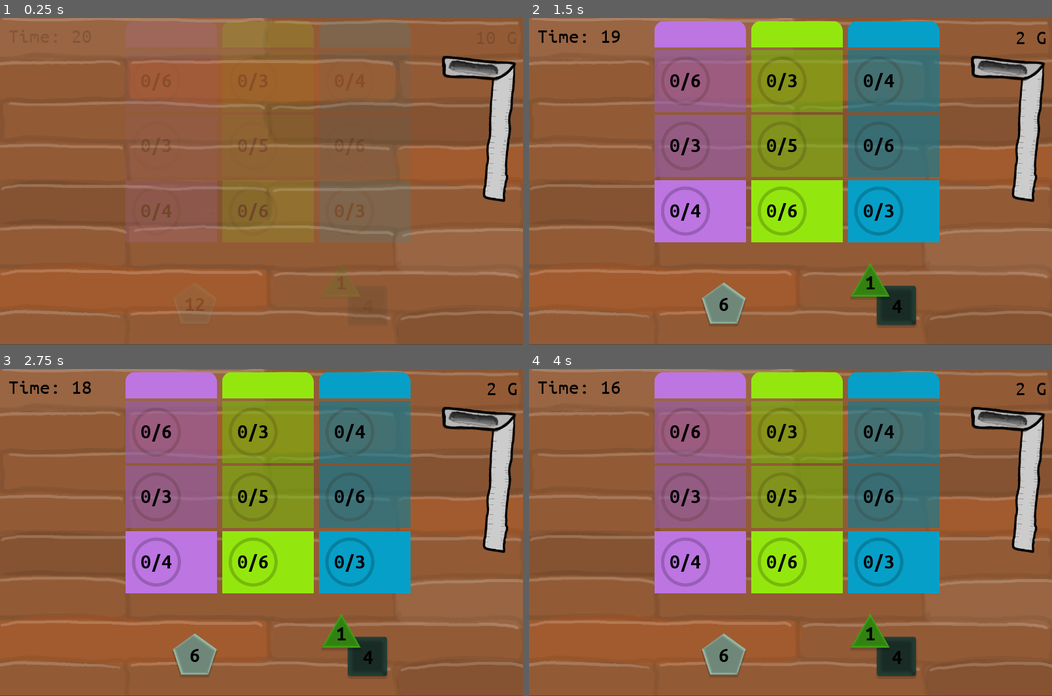
Above: before the commit, frames 1-4 (two rows, left to right).
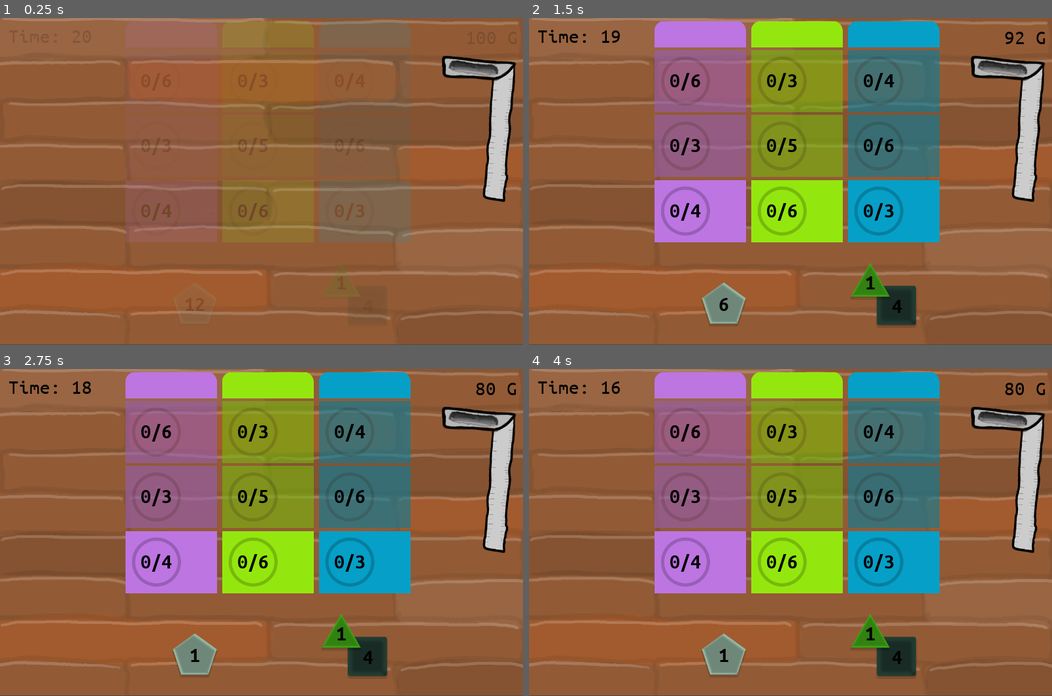
Above: after the commit, the same moments.

Repository: matzebond/DiceRepair
Game: Godot game, scene res://scenes/screens/RootNode.tscn
The game is run twice, just before and just after one commit, with the same random seed, the same clock (stepped at 60 frames per second) and the same inputs.
Inputs (mouse positions are in pixels of both pictures, inside the frame that each line leads up to):
- Up to frame 1 (0.25 s): no input
- Up to frame 2 (1.5 s): drag from (895, 305) to (701, 80) at 0.52 s; tap Enter at 1.25 s; drag from (868, 282) to (701, 80) at 1.27 s
- Up to frame 3 (2.75 s): tap Space at 2 s; move the mouse to (193, 653) at 2.02 s; click (193, 653) at 2.17 s
- Up to frame 4 (4 s): tap Enter at 2.75 s; drag from (764, 597) to (701, 496) at 2.77 s; tap Space at 3.5 s; move the mouse to (947, 581) at 3.52 s; click (947, 581) at 3.67 s

The runs differ from the first frame. In frame 2, less than 0.1% of the frame differs, in the area x 91-99%, y 4-8%; in frame 3, 0.1%, in the area x 36-99%, y 4-90%; in frame 4, 0.1%.

Commit message:
die faces

Diff:
--- a/scenes/die/Die.gd
+++ b/scenes/die/Die.gd
@@ -1,31 +1,69 @@
 extends Sprite
 
-# static shit
+
+enum {Number, Hammer, Drill, Ratchet, Saw}
+
+const hammer_sprite = preload("res://assets/img/tools/hammer.png")
+const drill_sprite = preload("res://assets/img/tools/drill.png")
+const ratchet_sprite = preload("res://assets/img/tools/ratchet.png")
+const saw_sprite = preload("res://assets/img/tools/saw.png")
+
+class Face:
+    var type = Number
+    var value = 1
+
+    func _init(type, value = null):
+        self.type = type
+        self.value = value
+
+    func sprite():
+        match type:
+            Hammer: return hammer_sprite
+            Drill: return drill_sprite
+            Ratchet: return ratchet_sprite
+            Saw: return saw_sprite
+
+class DieState:
+    var sprite
+    var faces
+    var cost
+    var color
+    var face_index
+
+    func _init(dic):
+        self.sprite = dic.sprite
+        self.faces = dic.faces
+        self.cost = dic.cost
+        self.color = dic.color
+        self.face_index = dic.color
 
 
 static func D6(col = null):
     if not col:
         col = random_color()
-    return {"sprite": load("res://assets/img/dice/dice_quad.png"),
-            "faces": [1,2,3,4,5,6],
+    return DieState.new({
+            "sprite": load("res://assets/img/dice/dice_quad.png"),
+            "faces": [Face.new(Number, 1),Face.new(Number, 2),Face.new(Number, 3),Face.new(Number, 4),Face.new(Number, 5),Face.new(Number, 6)],
             "cost":  6,
-            "color": col}
+            "color": col})
 
 static func D8(col = null):
     if not col:
         col = random_color()
-    return {"sprite": load("res://assets/img/dice/dice_tri.png"),
-            "faces": [1,2,3,4,5,6,7,8],
+    return DieState.new({
+            "sprite": load("res://assets/img/dice/dice_tri.png"),
+            "faces": [Face.new(Number, 1),Face.new(Number, 2),Face.new(Number, 3),Face.new(Number, 4),Face.new(Number, 5),Face.new(Number, 6),Face.new(Number, 7),Face.new(Number, 8)],
             "cost":  8,
-            "color": col}
+            "color": col})
 
 static func D12(col = null):
     if not col:
         col = random_color()
-    return {"sprite": load("res://assets/img/dice/dice_quint.png"),
-            "faces": [1,2,3,4,5,6,7,8,9,10,11,12],
+    return DieState.new({
+            "sprite": load("res://assets/img/dice/dice_quint.png"),
+            "faces": [Face.new(Number, 1),Face.new(Number, 2),Face.new(Number, 3),Face.new(Number, 4),Face.new(Number, 5),Face.new(Number, 6),Face.new(Number, 7),Face.new(Number, 8),Face.new(Number, 9),Face.new(Number, 10),Face.new(Number, 11),Face.new(Number, 12)],
             "cost":  12,
-            "color": col}
+            "color": col})
 
 static func random_color():
     return Color(randf(),randf(), randf(), 1)
@@ -34,8 +72,9 @@
 
 enum {Default, Taken, Snapping, Dragging, Rolling}
 var state = Default
-# Declare member variables here. Examples:
-onready var label = $Label
+var viz_state
+onready var number = $Number
+onready var tools = $Tool
 
 signal undrop_item(die)
 
@@ -53,10 +92,8 @@
 var last_roll_time = -1
 const ANIM_ROLLS = 20
 
-#func _init():
-
-
-func init(state):
+func init(state: DieState):
+    viz_state = state
     self.texture = state.sprite
     self.faces = state.faces
     self.roll_cost = state.cost
@@ -65,11 +102,6 @@
 
 func _ready():
     rng.randomize()
-    if not faces or faces.empty():
-        faces = [1, 2, 3, 4, 5, 6]
-        roll_cost = 6
-        roll()
-
 
 func _process(delta):
     if state == Snapping and self.position == pre_drag_pos:
@@ -116,7 +148,16 @@
     if time > last_roll_time:
         last_roll_time = time
         face_index = rng.randi_range(0, len(faces) - 1)
-        label.text = str(faces[face_index])
+        if faces[face_index].type == Number:
+            number.text = str(faces[face_index].value)
+            number.visible = true
+            tools.visible = false
+        else:
+            tools.texture = faces[face_index].sprite()
+            tools.visible = true
+            number.visible = false
+
+
         if time == ANIM_ROLLS:
             state = Default
             $Tween.stop(self, "rolling")
--- a/scenes/die/Die.tscn
+++ b/scenes/die/Die.tscn
@@ -1,8 +1,9 @@
-[gd_scene load_steps=5 format=2]
+[gd_scene load_steps=6 format=2]
 
 [ext_resource path="res://scenes/die/Die.gd" type="Script" id=1]
 [ext_resource path="res://assets/img/dice/dice_quad.png" type="Texture" id=2]
 [ext_resource path="res://scenes/die/DieFont.tres" type="DynamicFont" id=3]
+[ext_resource path="res://assets/img/tools/ratchet.png" type="Texture" id=4]
 
 [sub_resource type="RectangleShape2D" id=1]
 extents = Vector2( 48.0739, 48.0923 )
@@ -13,7 +14,7 @@
 texture = ExtResource( 2 )
 script = ExtResource( 1 )
 
-[node name="Label" type="Label" parent="."]
+[node name="Number" type="Label" parent="."]
 anchor_right = 1.0
 anchor_bottom = 1.0
 margin_left = -55.0
@@ -29,6 +30,11 @@
 "_edit_use_anchors_": true
 }
 
+[node name="Tool" type="Sprite" parent="."]
+visible = false
+scale = Vector2( 0.8, 0.8 )
+texture = ExtResource( 4 )
+
 [node name="Area2D" type="Area2D" parent="."]
 
 [node name="CollisionShape2D" type="CollisionShape2D" parent="Area2D"]
--- a/scenes/jobs/JobStep.gd
+++ b/scenes/jobs/JobStep.gd
@@ -38,7 +38,7 @@
     # calculate work left
     work_cur = 0
     for die in dice:
-        var die_value = die.faces[die.face_index]
+        var die_value = die.faces[die.face_index].value
         if die_value is int:
             work_cur += die_value
         else:
--- a/scenes/screens/RootNode.gd
+++ b/scenes/screens/RootNode.gd
@@ -1,6 +1,6 @@
 extends Node2D
 
-const Dice = preload("res://scenes/die/Die.gd")
+const Die = preload("res://scenes/die/Die.gd")
 
 const TRANS_TIME = 1
 var dragging_die = false
@@ -12,14 +12,32 @@
     "Upgrade": UpgradeScene,
    }
 var active_scene
-var dice = [Dice.D6(), Dice.D8(), Dice.D12()]
+var dice = [Die.D6(), Die.D8(), Die.D12()]
 var game_running = false
 var time = 0
-var money = 10
+var money = 100
 signal money_changed(money)
 
 
 func _ready():
+    var rng = RandomNumberGenerator.new()
+    rng.randomize()
+    var face_sum = 0
+    for die in dice:
+        face_sum += len(die.faces)
+    for tuul in [Die.Hammer, Die.Saw, Die.Ratchet, Die.Drill]:
+        var tuul_placed = false
+        while not tuul_placed:
+            var index = rng.randi_range(0, face_sum-1)
+            var die_index = 0
+            for die in dice:
+                if index >= len(die.faces):
+                    index -= len(die.faces)
+                elif die.faces[index].type == Die.Number:
+                    die.faces[index] = Die.Face.new(tuul)
+                    tuul_placed = true
+                    break
+
     load_scene(GameScene)
 
 func load_scene(Scene):
